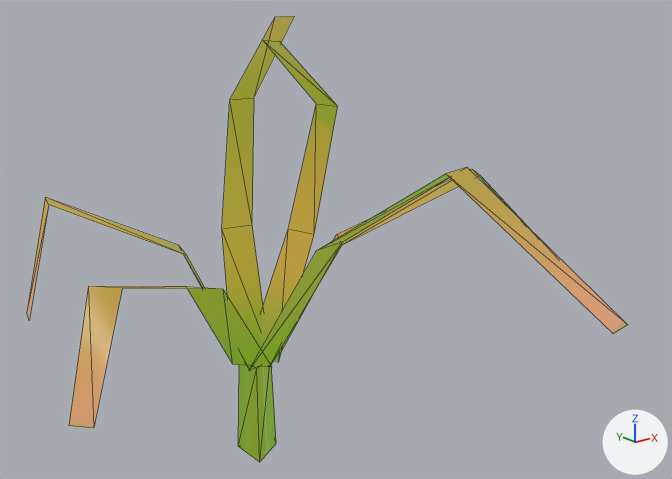
What one commit did to the glTF model app/src/main/assets/models/gsp_neon.glb.
Both versions are drawn from a camera (50 mm lens) standing at (-1.64, -2.49, 1.72) and looking at (-0.01, -0.46, 0.91). The axes (+X, +Y, +Z) are drawn at lower right. The lights are the same throughout. The first picture is the older version. Mesh edges are drawn as thin lines. Where no turn or scale is listed for an object, it has been applied to the vertices.

Before the edit, the objects in view are built like this:
```python
mat_gsp_neon_polyp = bpy.data.materials.new('gsp_neon_polyp')
mat_gsp_neon_polyp.use_nodes = True; mat_gsp_neon_polyp.node_tree.nodes.clear()
_N = mat_gsp_neon_polyp.node_tree.nodes; _L = mat_gsp_neon_polyp.node_tree.links
n0 = _N.new('ShaderNodeBsdfPrincipled'); n0.name = 'Principled BSDF'
n0.inputs[2].default_value = 0.45  # 'Roughness'
n0.inputs[27].default_value = (0.137, 0.3, 0.0136, 1.0)  # 'Emission Color', green #67951f
n0.inputs[28].default_value = 1.0  # 'Emission Strength'
n1 = _N.new('ShaderNodeOutputMaterial'); n1.name = 'Material Output'
n2 = _N.new('ShaderNodeMix'); n2.name = 'Mix'
n2.data_type = 'RGBA'
n2.blend_type = 'MULTIPLY'
n2.inputs[0].default_value = 1.0  # 'Factor'
n3 = _N.new('ShaderNodeVertexColor'); n3.name = 'Color Attribute'
n4 = _N.new('ShaderNodeTexImage'); n4.name = 'Image Texture'
n4.image = img_gsp_neon_polyp
_L.new(n0.outputs[0], n1.inputs[0])  # 'BSDF' to 'Surface'
_L.new(n2.outputs[2], n0.inputs[0])  # 'Result' to 'Base Color'
_L.new(n3.outputs[0], n2.inputs[7])  # 'Color' to 'B'
_L.new(n4.outputs[0], n2.inputs[6])  # 'Color' to 'A'
me_polyps = bpy.data.meshes.new('Polyps')
me_polyps.from_pydata(...)  # 54 vertices, 42 faces; spans x -0.81..0.8, y -1.39..0.34, z 0.0..1.51
me_polyps.materials.append(mat_gsp_neon_polyp)
ob_polyps = bpy.data.objects.new('Polyps', me_polyps)
ob_polyps.location = (0.0, 0.0, 0.0)
```
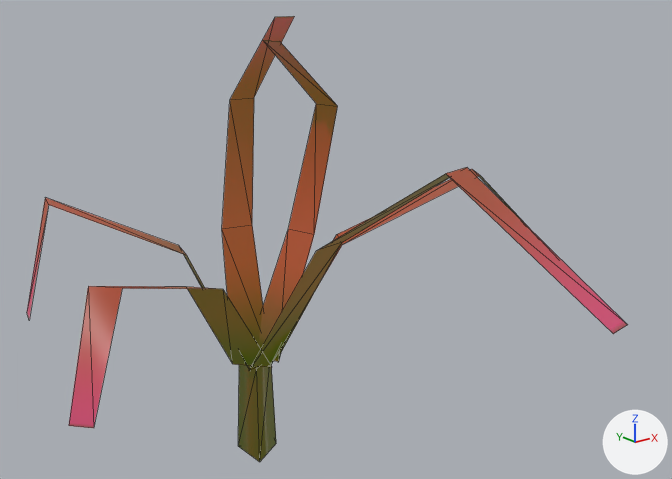
Changed parts and their boxes (x1, y1, x2, y2) in the pictures (672 x 479 px):
```json
{"object": "Polyps", "change": "recoloured", "before": [27, 16, 627, 462], "after": [27, 16, 627, 462]}
```

The change, as JSON lines over the scene's bpy script:
```json
{"block": "mat_gsp_neon_polyp", "where": "n0 = _N.new('ShaderNodeBsdfPrincipled'); n0.name = 'Principled BSDF'"}
{"op": "set", "path": "n0.inputs[27].default_value", "old": "(0.137, 0.3, 0.0136, 1.0)", "new": "(0.0274, 0.06, 0.00271, 1.0)", "note": "'Emission Color', green #67951f -> 'Emission Color', dark green #2e4509"}
```
